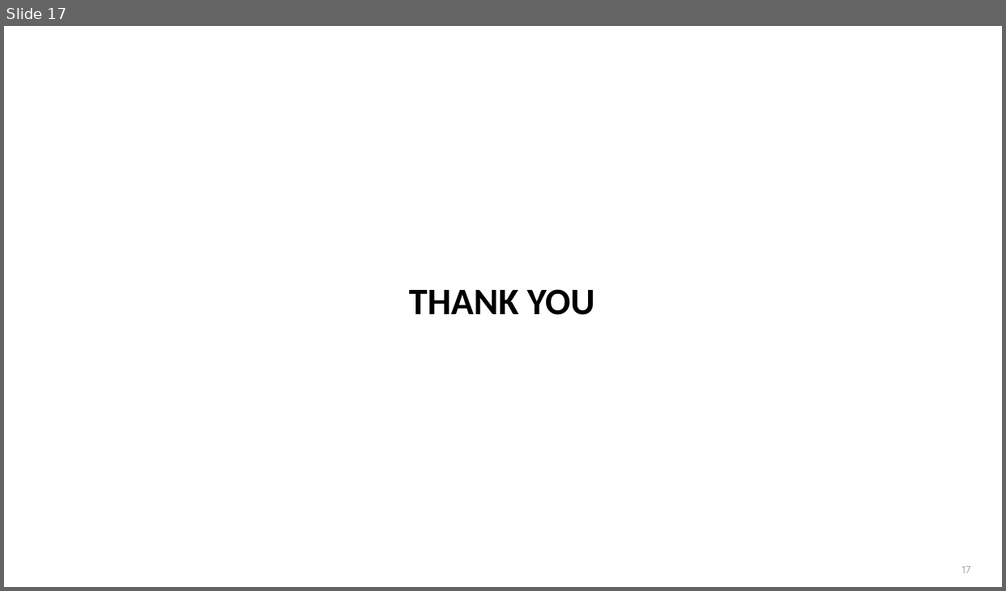
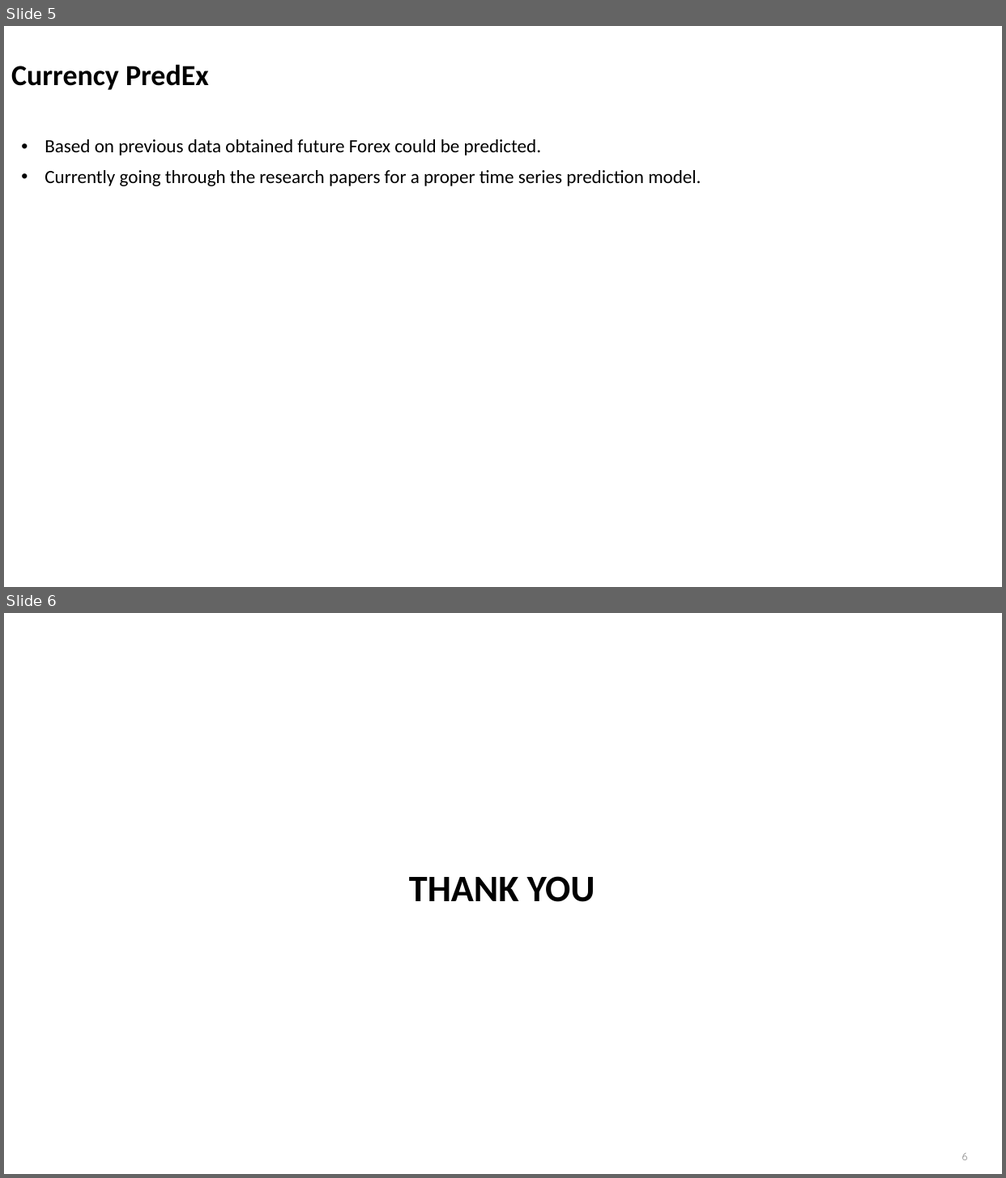
Before and after one commit to chiranthhd1/Forex-visualization-Python-, a slide deck: PyProject.pptx. Shown one above the other, each under a label of ours: slide 17 before the commit, slides 5 and 6 after it. The pictures are 1006x591 and 1006x1178 pixels, drawn with LibreOffice and Linux fonts; fonts in the diff are those of the drawing; background and template pictures are left out. Boxes give left, top, right and bottom in pixels: in the first picture for what was removed or moved away, otherwise in the second. Text is boxed around its words. In the diff, an @@ line names an element or a change of style, - is before the commit and + after.

```diff
--- a/PyProject.pptx
+++ b/PyProject.pptx
@@ slide 5 added at [4, 26, 1002, 587], background #FFFFFF @@
@@ text added at [11, 64, 209, 90], 28 pt, text #000000, bold @@
+Currency PredEx
@@ text added at [44, 139, 701, 186], 18 pt, text #000000 @@
+• Based on previous data obtained future Forex could be predicted.
+• Currently going through the research papers for a proper time series prediction model.
@@ what was slide 17 is now slide 6 @@
@@ page number at [962, 1153, 968, 1161]: text changed @@
-17
+6
```
Also in this commit, not shown: 1 slide changed, 3 other slides added, 15 slides removed.
